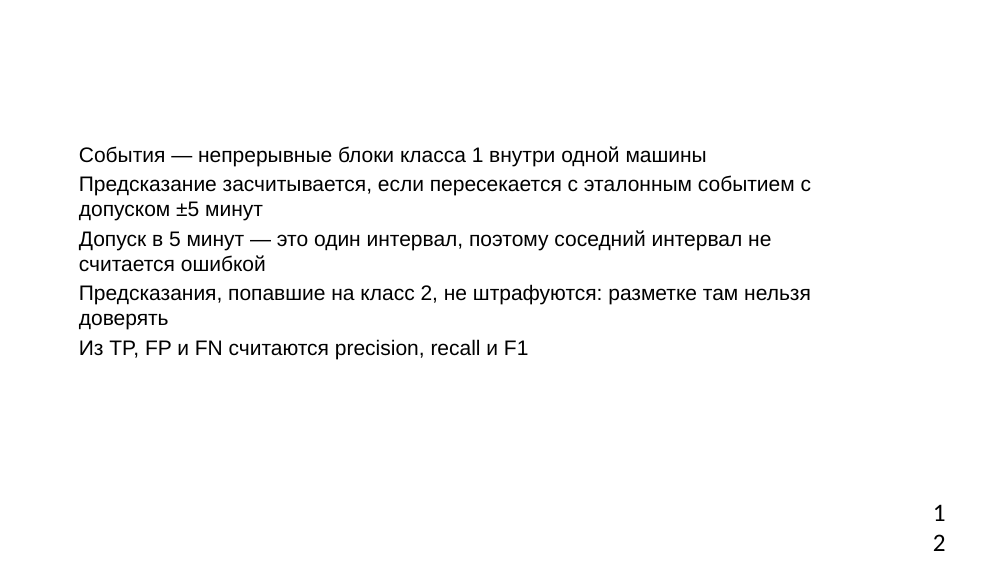
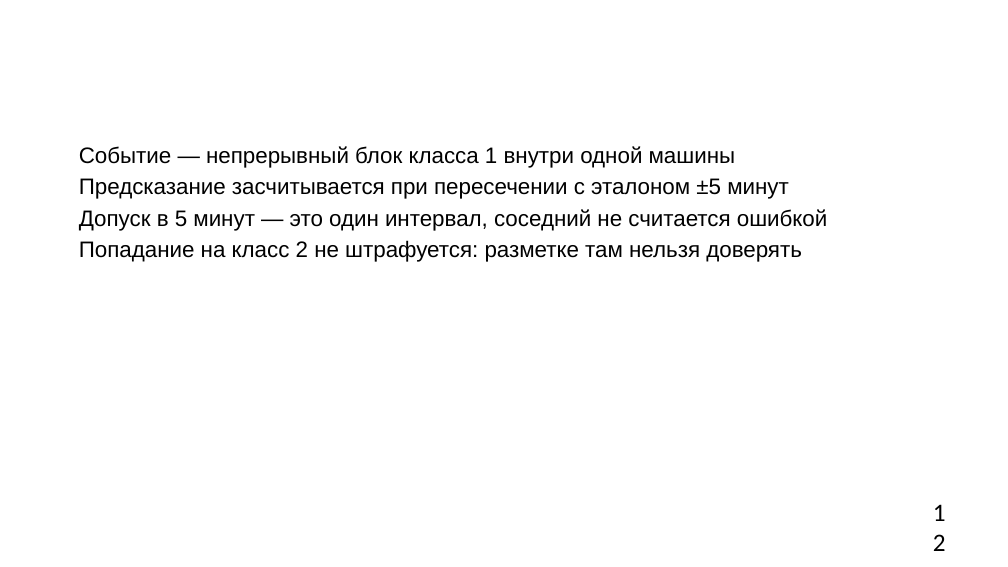
Before and after one commit to hehehelp123/fuel-refuel-lab, a slide deck: slide 12 of Лаба_заправки.pptx. Drawn at 1008x567 pixels with LibreOffice and Linux fonts; fonts in the diff are those of the drawing; background and template pictures are left out. Boxes give left, top, right and bottom in pixels: in the first picture for what was removed or moved away, otherwise in the second. Text is boxed around its words. In the diff, an @@ line names an element or a change of style, - is before the commit and + after.

```diff
--- a/Лаба_заправки.pptx
+++ b/Лаба_заправки.pptx
@@ text at (79,146,827,262): text changed; size 15 to 16 pt @@
-События — непрерывные блоки класса 1 внутри одной машины
-Предсказание засчитывается, если пересекается с эталонным событием с допуском ±5 минут
-Допуск в 5 минут — это один интервал, поэтому соседний интервал не считается ошибкой
-Предсказания, попавшие на класс 2, не штрафуются: разметке там нельзя доверять
-Из TP, FP и FN считаются precision, recall и F1
+Событие — непрерывный блок класса 1 внутри одной машины
+Предсказание засчитывается при пересечении с эталоном ±5 минут
+Допуск в 5 минут — это один интервал, соседний не считается ошибкой
+Попадание на класс 2 не штрафуется: разметке там нельзя доверять
```
Also in this commit, not shown: 14 other slides changed, 1 slide added, 1 slide removed, 6 other files.
